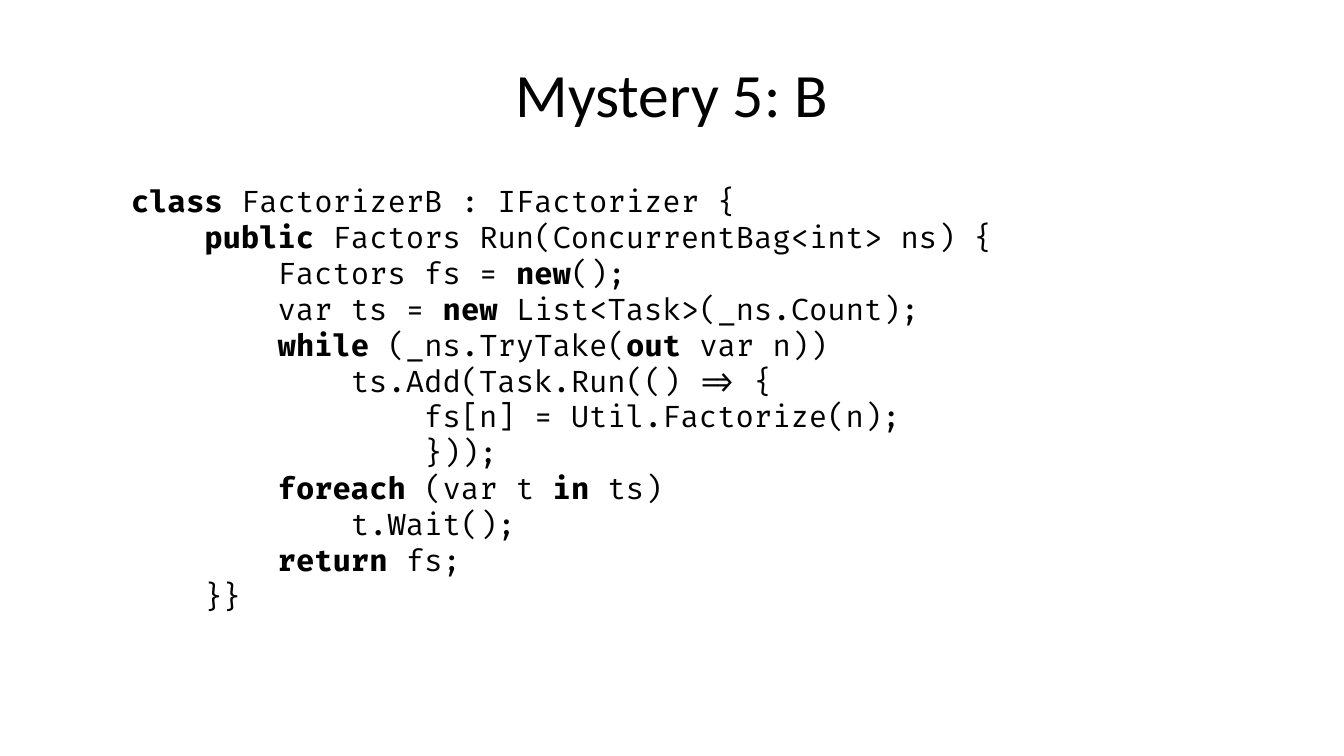
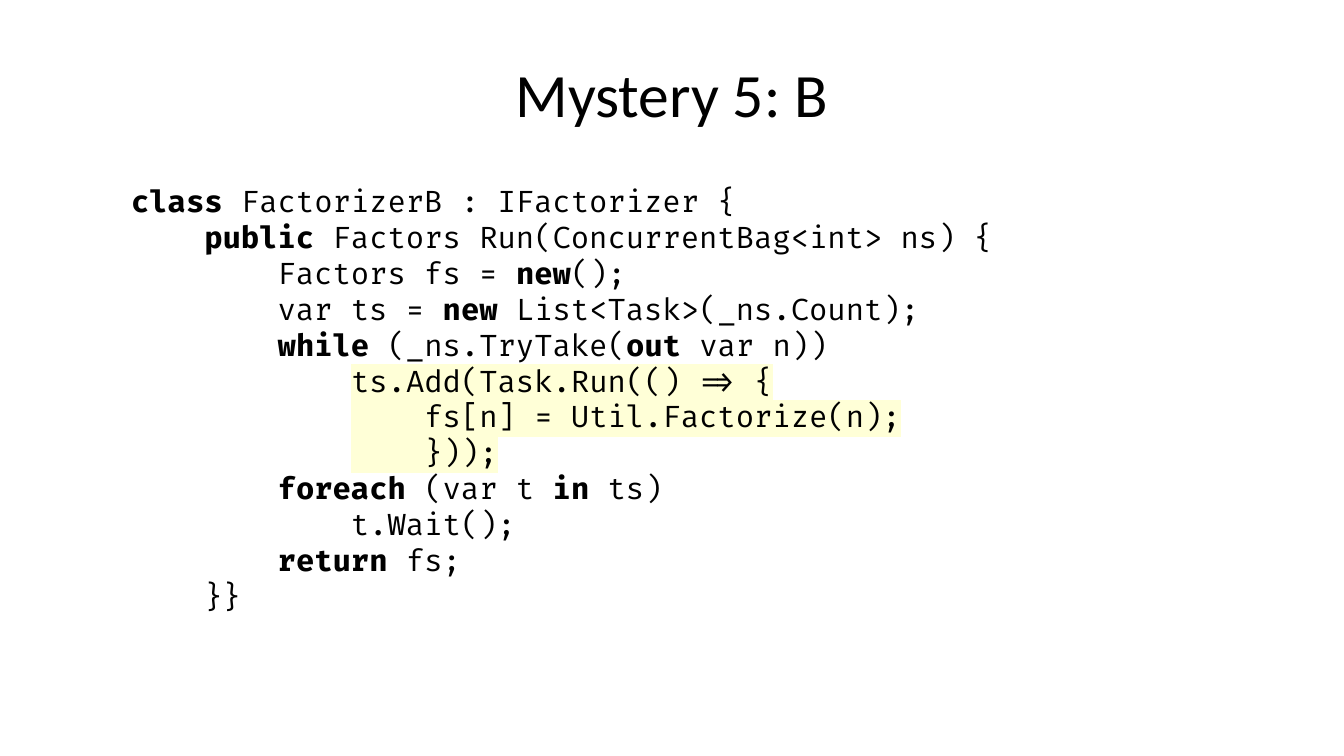
Before and after one commit to fbie/threading-mysteries, a slide deck: slide 32 of slides/slides.odp. Drawn at 1344x756 pixels with LibreOffice and Linux fonts; fonts in the diff are those of the drawing. Boxes give left, top, right and bottom in pixels: in the first picture for what was removed or moved away, otherwise in the second. Text is boxed around its words. In the diff, an @@ line names an element or a change of style, - is before the commit and + after.

```diff
--- a/slides/slides.odp
+++ b/slides/slides.odp
@@ text "class FactorizerB : IFactorizer { ..." at box(131, 188, 956, 577): highlight none to #FFFFD7 in "ts.Add(Task.Run(() => { fs[n] = Util.Factorize(n); }));" @@
```
Also in this commit, not shown: 7 other slides changed.
